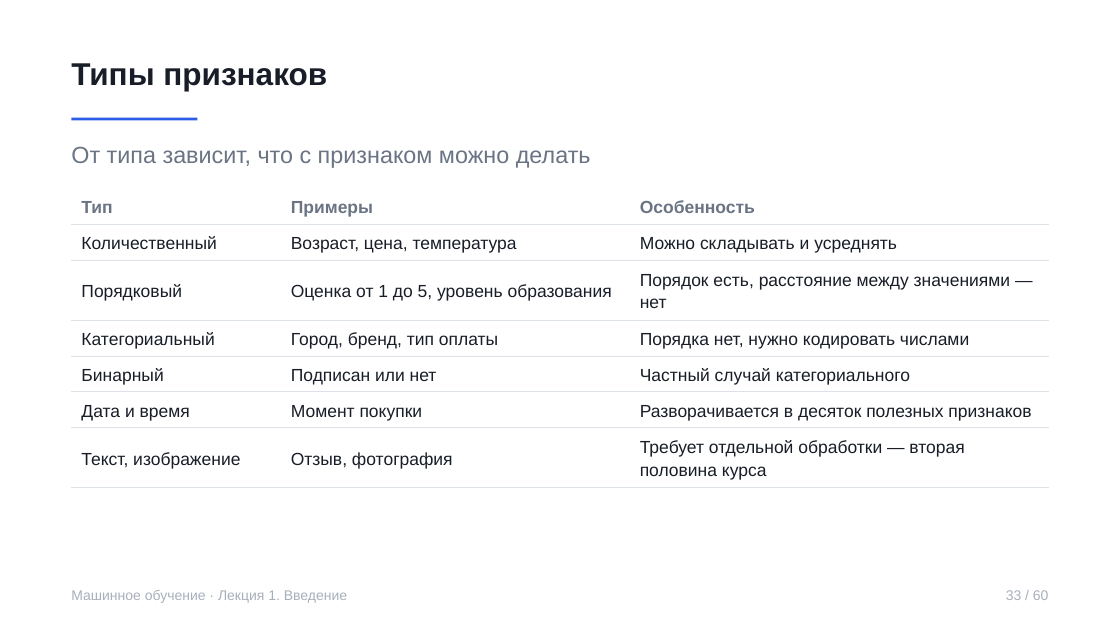
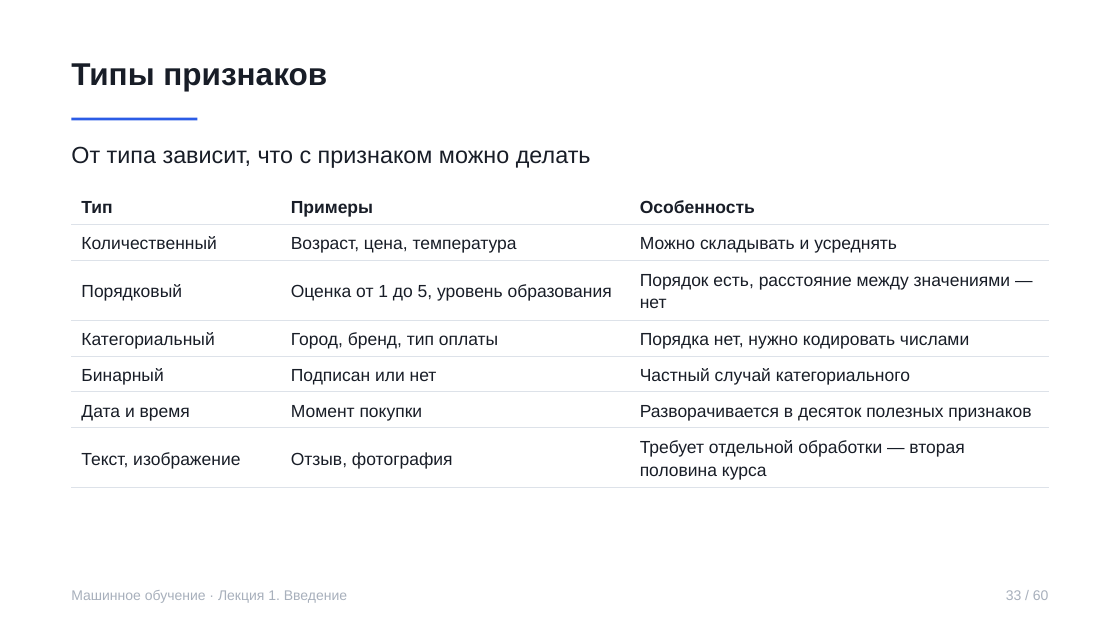
Before and after one commit to rustam-azimov/ml-course-spbu, a slide deck: slide 33 of lectures/lecture01.pptx. Drawn at 1120x630 pixels with LibreOffice and Linux fonts; fonts in the diff are those of the drawing. Boxes give left, top, right and bottom in pixels: in the first picture for what was removed or moved away, otherwise in the second. Text is boxed around its words. In the diff, an @@ line names an element or a change of style, - is before the commit and + after.

```diff
--- a/lectures/lecture01.pptx
+++ b/lectures/lecture01.pptx
@@ text "От типа зависит, что с ..." at box(71, 146, 591, 168): text colour #6B7484 to #181D27 @@
@@ table at box(71, 188, 1049, 484) @@
@@ text colour #6B7484 to #181D27 in "Тип", "Примеры", "Особенность" @@
```
Also in this commit, not shown: 55 other slides changed, 5 other files.
